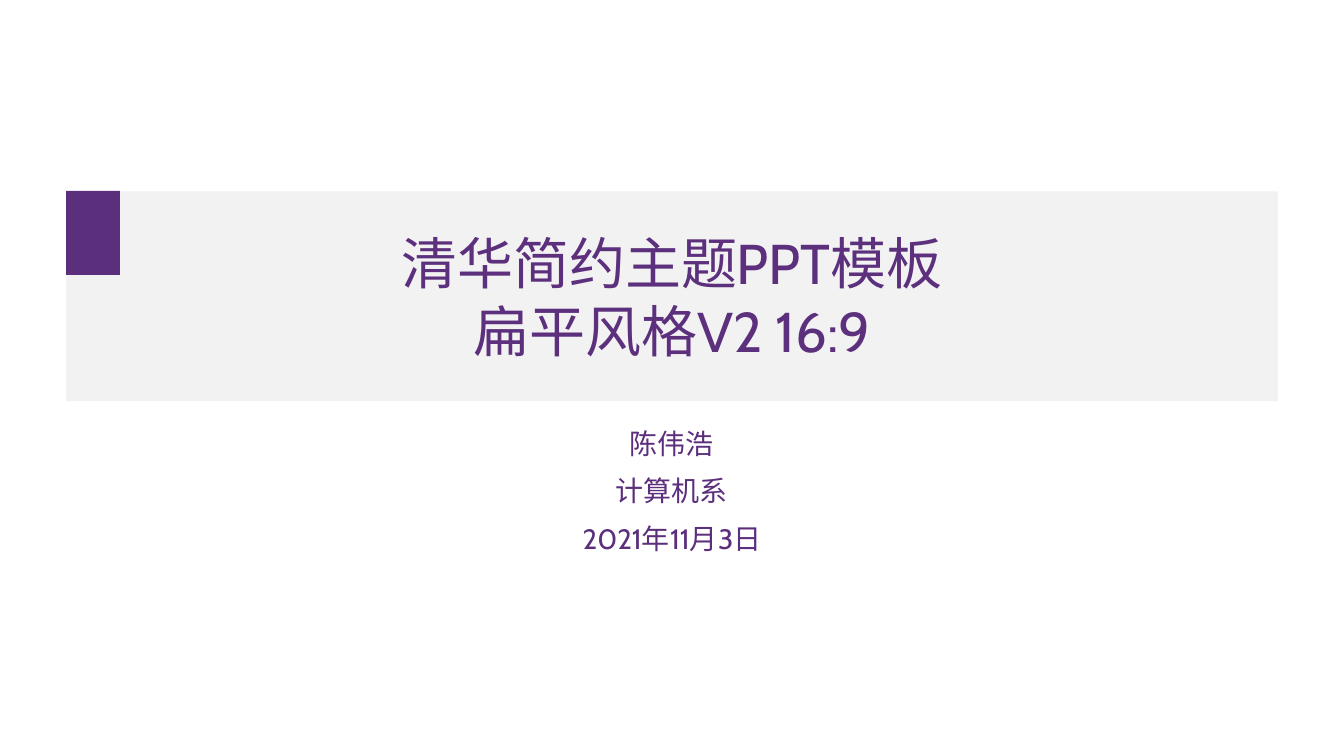
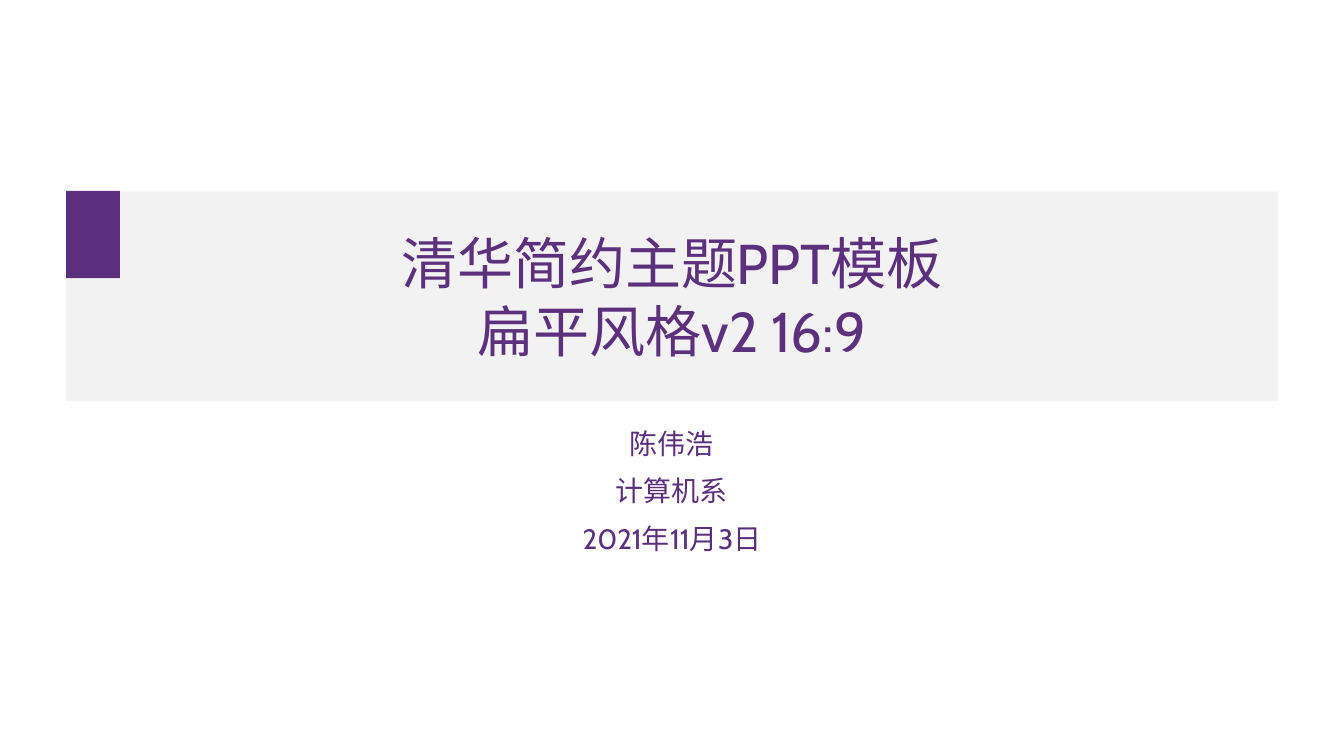
Before and after one commit to atomiechen/THU-PPT-Theme, a slide deck: slide 1 of v2扁平主题16-9.pptx. Drawn at 1344x756 pixels with LibreOffice and Linux fonts; fonts in the diff are those of the drawing. Boxes give left, top, right and bottom in pixels: in the first picture for what was removed or moved away, otherwise in the second. Text is boxed around its words. In the diff, an @@ line names an element or a change of style, - is before the commit and + after.

```diff
--- a/v2扁平主题16-9.pptx
+++ b/v2扁平主题16-9.pptx
@@ rectangle: place and size @@
-rectangle at <box>67,191,121,274</box>
+rectangle at <box>67,191,121,278</box>
@@ title at <box>401,237,942,357</box>: text changed @@
-清华简约主题PPT模板
-扁平风格V2 16:9
+清华简约主题PPT模板
+扁平风格v2 16:9
```
Also in this commit, not shown: 5 other slides changed.
